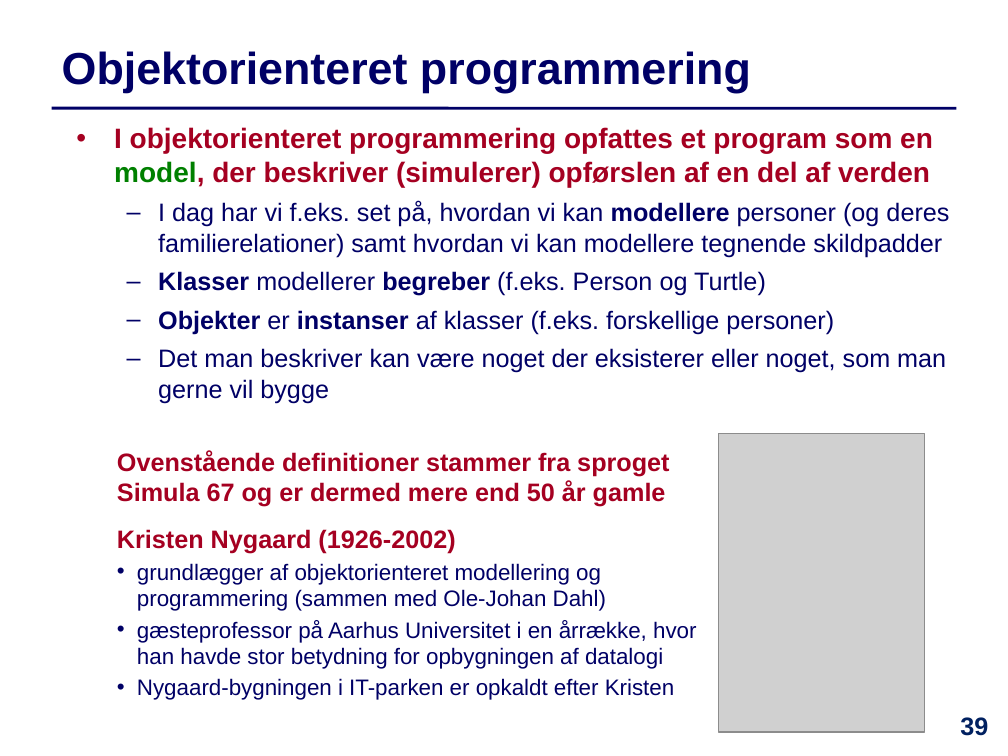
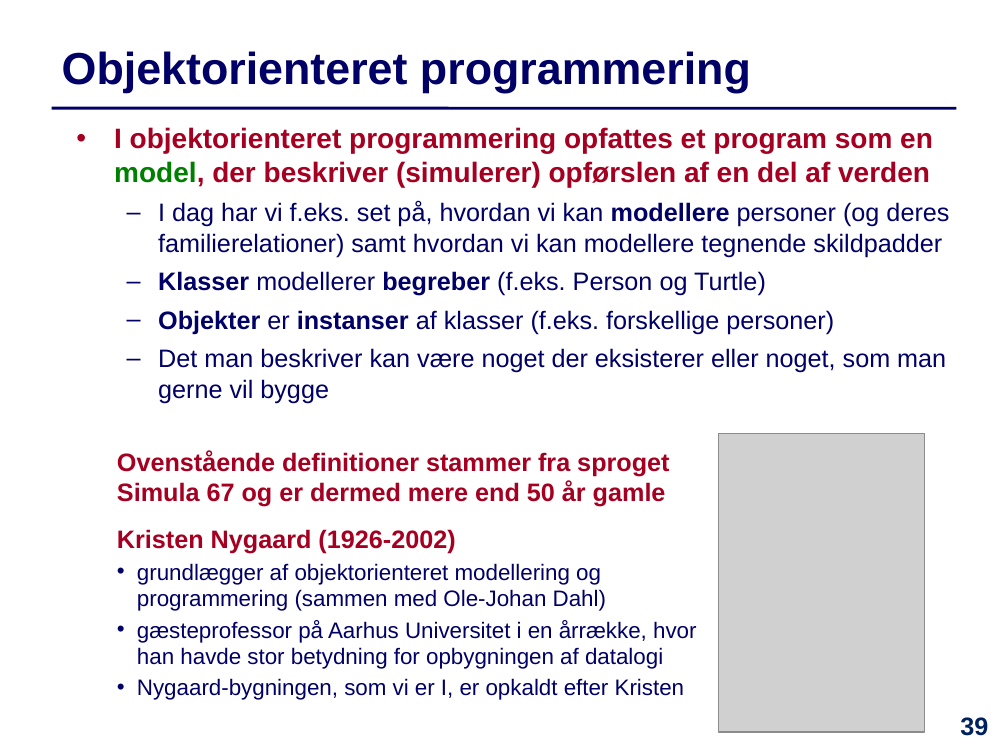
Before and after one commit to IntProgAU/Materiale, a slide deck: slide 39 of web/e22/uge_1b/Slides-Uge1-Torsdag.pptx. Drawn at 1008x756 pixels with LibreOffice and Linux fonts; fonts in the diff are those of the drawing; grey boxes stand for pictures. Boxes give left, top, right and bottom in pixels: in the first picture for what was removed or moved away, otherwise in the second. Text is boxed around its words. In the diff, an @@ line names an element or a change of style, - is before the commit and + after.

```diff
--- a/web/e22/uge_1b/Slides-Uge1-Torsdag.pptx
+++ b/web/e22/uge_1b/Slides-Uge1-Torsdag.pptx
@@ text at (137, 678, 684, 700): text changed @@
-• Nygaard-bygningen i IT-parken er opkaldt efter Kristen
+• Nygaard-bygningen, som vi er I, er opkaldt efter Kristen
```
Also in this commit, not shown: 1 other slide changed, 2 slides removed, 19 other files.
